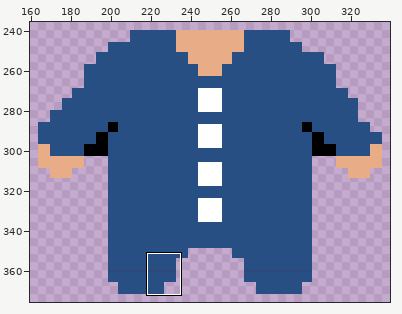
Sprite sheet: PocketLove/Images.xcassets/Boy_Body_Sleep.imageset/Boy_Body_Sleep.png. Above, an overview of the earlier version with the close-up marked.
Close-up. As it was:
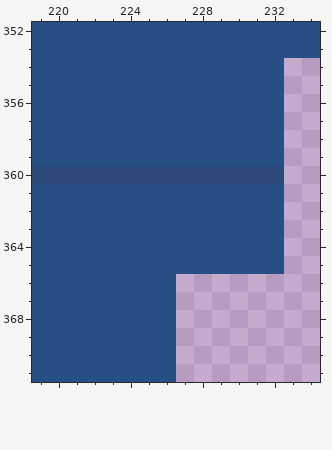
The file is 500x400 pixels. Shown: x 219..234, y 352..371. The wide view leaves out empty margins. The commit also changed other parts of the picture, which this record leaves out.
The result:
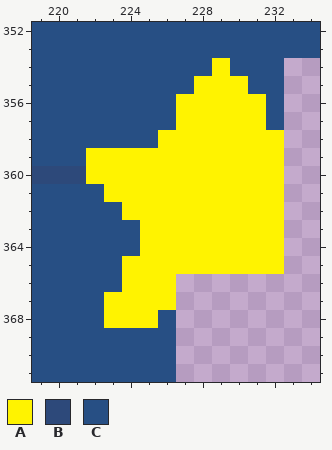
Palette (. is transparent): A #fff300  B #2d497a  C #274f84
The exact change:
Changed rows in their new state; - is an unchanged pixel.
first column x 222:
354 -------A---
355 ------AAA--
356 -----AAAAA-
357 -----AAAAA-
358 ----AAAAAAA
359 AAAAAAAAAAA
360 AAAAAAAAAAA
361 -AAAAAAAAAA
362 --AAAAAAAAA
363 ---AAAAAAAA
364 ---AAAAAAAA
365 --AAAAAAAAA
366 --AAA------
367 -AAAA------
368 -AAA-------
Pixel boxes of the changes (left, top, right, bottom) in both close-ups:
changed: (86, 58, 284, 328)
